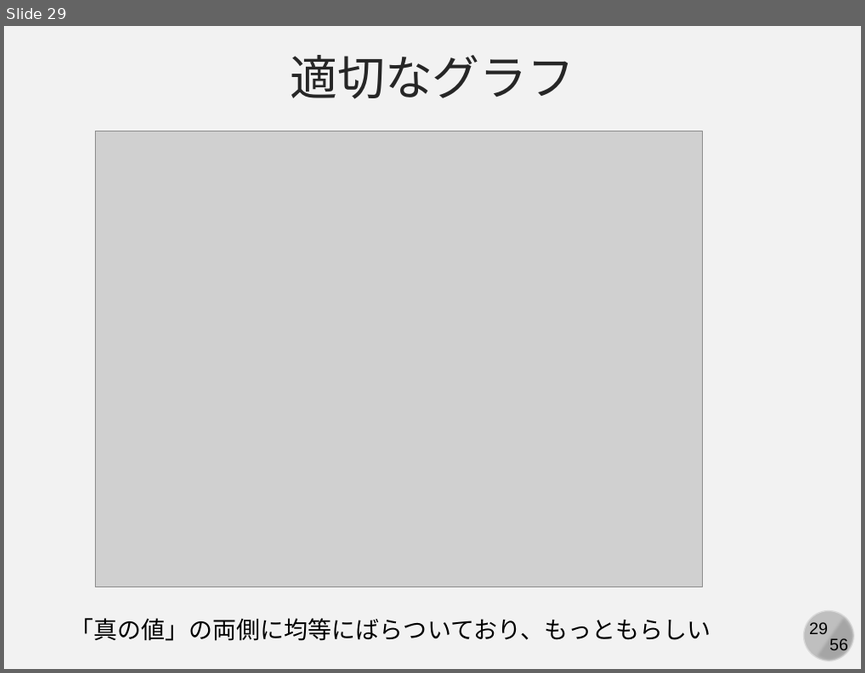
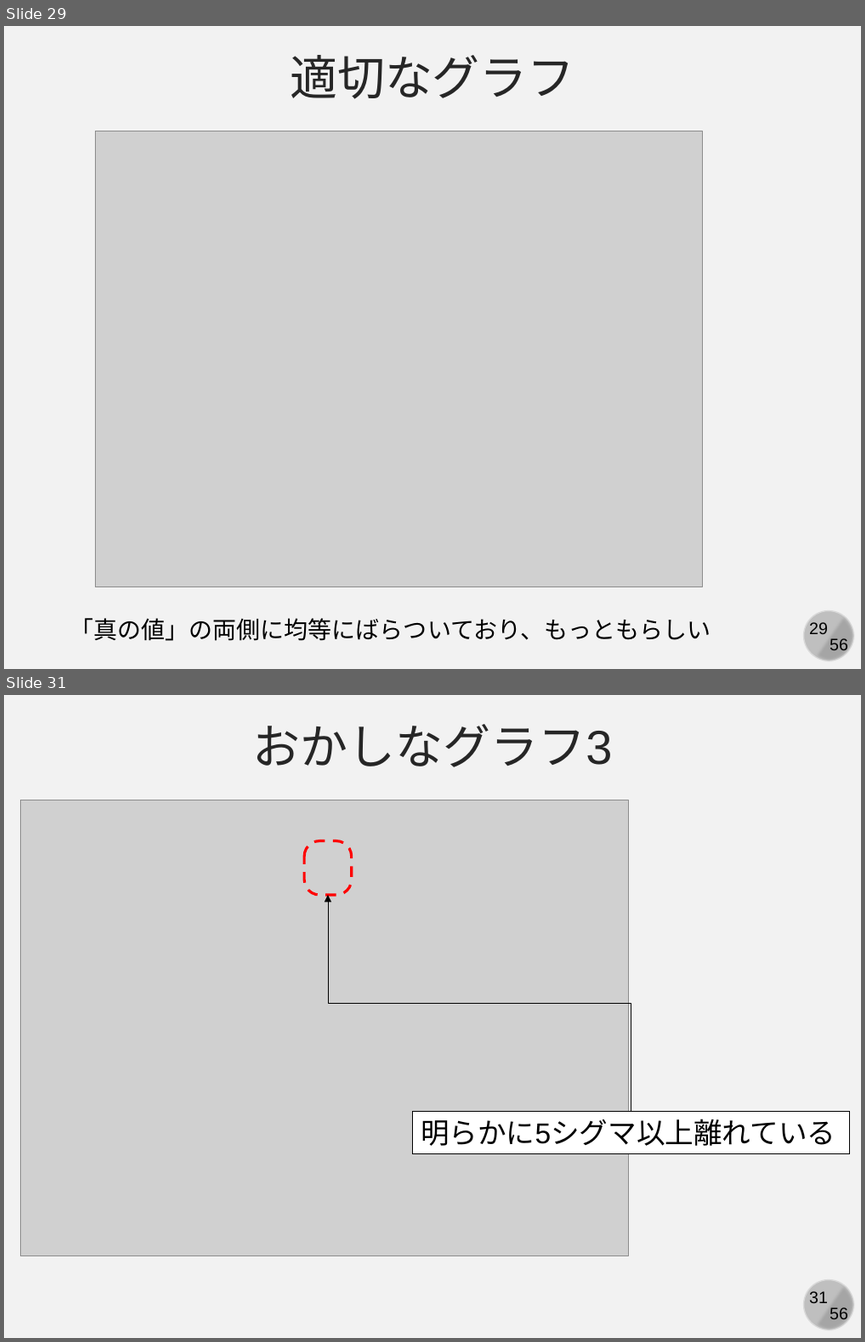
Before and after one commit to kaityo256/simulation_engineering, a slide deck: 03_mc_advanced/simulation03.pptx. Shown one above the other, each under a label of ours: slide 29 before the commit, slides 29 and 31 after it; the slides between them are not shown. The pictures are 865x673 and 865x1342 pixels, drawn with LibreOffice and Linux fonts; fonts in the diff are those of the drawing; grey boxes stand for pictures. Boxes give left, top, right and bottom in pixels: in the first picture for what was removed or moved away, otherwise in the second. Text is boxed around its words. In the diff, an @@ line names an element or a change of style, - is before the commit and + after.

```diff
--- a/03_mc_advanced/simulation03.pptx
+++ b/03_mc_advanced/simulation03.pptx
@@ slide 31 added at [4, 695, 861, 1338], background #F2F2F2; not listed: 4 template elements that a slide beside it also shows @@
@@ text added at [253, 724, 613, 767], 40 pt, text #262626 @@
+おかしなグラフ3
@@ picture added at [21, 800, 629, 1256] @@
@@ rounded rectangle added at [304, 840, 351, 895], outline #FF0000 2.25 pt dashed @@
@@ elbow arrow added from (630, 1111) to (328, 895), #000000 0.5 pt @@
@@ rectangle added at [412, 1111, 849, 1153], fill #FFFFFF, outline #000000 0.75 pt, 24 pt, text #000000 @@
+明らかに5シグマ以上離れている
```
Also in this commit, not shown: 1 slide changed, 9 other slides added, 15 other files.
